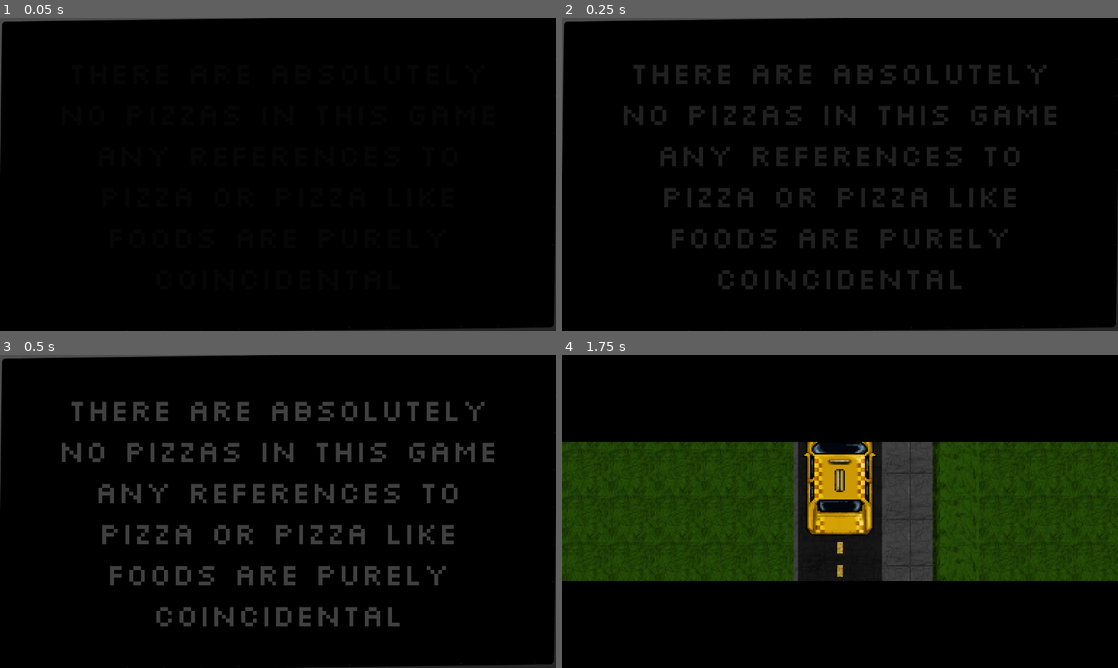
Above: before the commit, frames 1-4 (two rows, left to right).
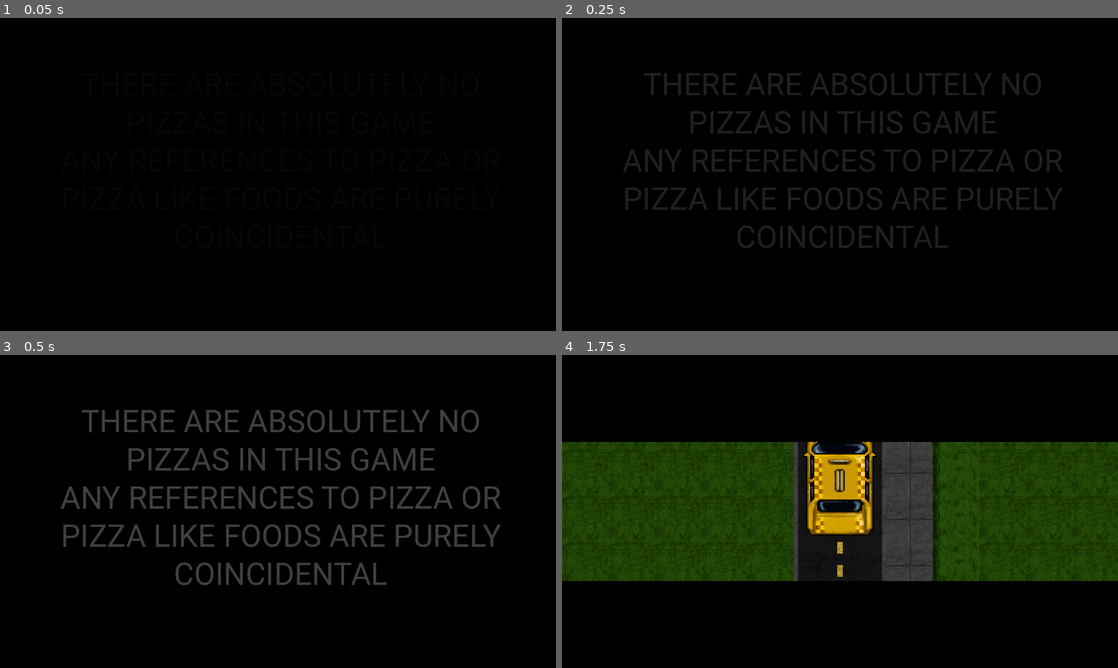
Above: after the commit, the same moments.

Repository: Jibby-Games/PizzaJam11
Game: Godot game, scene res://menu/intro.tscn
The game is run twice, just before and just after one commit, with the same random seed, the same clock (stepped at 60 frames per second) and the same inputs.
Inputs (mouse positions are in pixels of both pictures, inside the frame that each line leads up to):
- Up to frame 1 (0.05 s): no input
- Up to frame 2 (0.25 s): no input
- Up to frame 3 (0.5 s): no input
- Up to frame 4 (1.75 s): tap Enter (ui_accept) at 0.5, 0.77, 1.52 s; move the mouse to (962, 495) at 0.52 s; press the mouse at (962, 495) at 0.53 s; hold D (right) 0.53-1.28 s; move the mouse to (728, 527) at 1.27 s; release the mouse at (728, 527) at 1.28 s; hold S (down) from 1.28 s (still down); click (728, 527) at 1.35 s

The runs differ from the first frame. In frame 1, 0.8% of the frame differs, in the area x 0-100%, y 0-100%; in frame 2, 11%; in frame 3, 14%; in frame 4, nothing differs.

Commit message:
fix: make intro text use roboto font

Diff:
--- a/menu/intro.tscn
+++ b/menu/intro.tscn
@@ -2,11 +2,10 @@
 
 [ext_resource type="Script" path="res://menu/intro.gd" id="1_0mc1u"]
 [ext_resource type="PackedScene" uid="uid://cj08ba5f1srm1" path="res://levels/PartyGame/arrival.tscn" id="2_emkjv"]
-
-[sub_resource type="SystemFont" id="SystemFont_u7nsh"]
+[ext_resource type="FontFile" uid="uid://okhji3j5pqsf" path="res://fonts/Roboto-Regular.ttf" id="3_nbamf"]
 
 [sub_resource type="LabelSettings" id="LabelSettings_uuyhm"]
-font = SubResource("SystemFont_u7nsh")
+font = ExtResource("3_nbamf")
 font_size = 64
 
 [sub_resource type="Animation" id="Animation_y0gsf"]
@@ -77,6 +76,10 @@
 anchors_preset = 15
 anchor_right = 1.0
 anchor_bottom = 1.0
+offset_left = -27.0
+offset_top = -31.0
+offset_right = 39.0
+offset_bottom = 34.0
 grow_horizontal = 2
 grow_vertical = 2
 
Binary file added: fonts/Roboto-Regular.ttf
Not shown, added: fonts/Roboto-Regular.ttf.import
